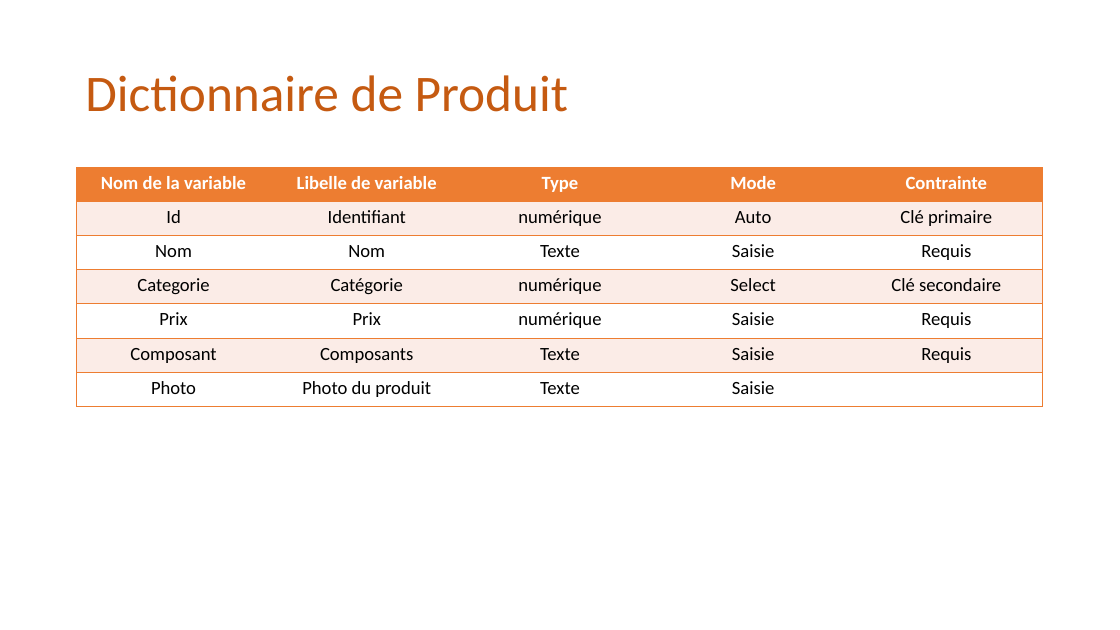
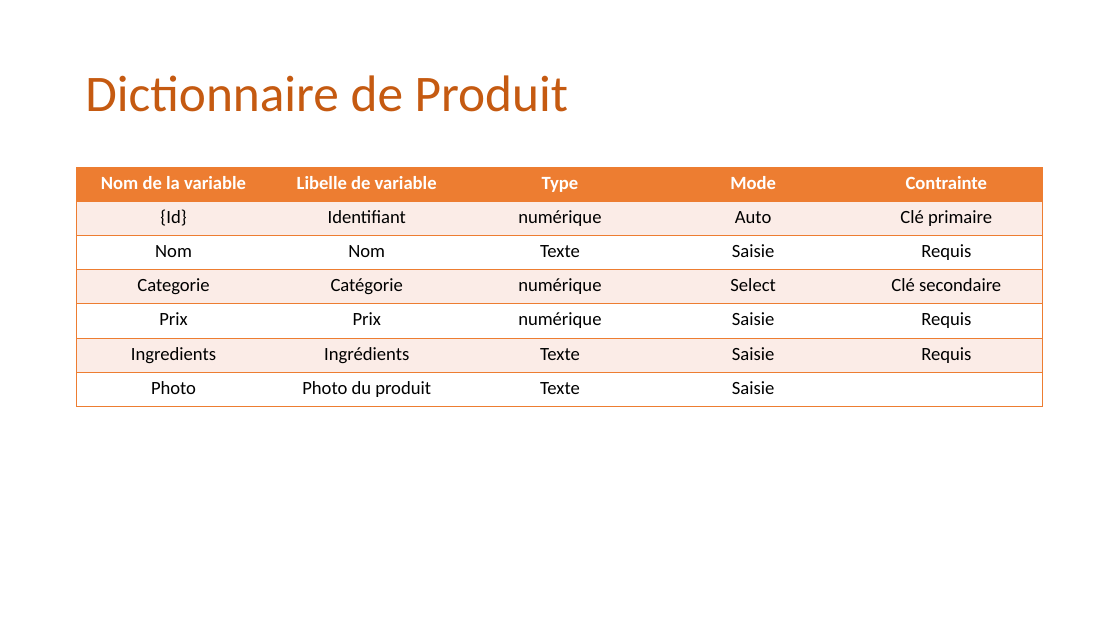
Before and after one commit to Meka-Celio/skygourmet, a slide deck: slide 4 of structure.pptx. Drawn at 1120x630 pixels with LibreOffice and Linux fonts; fonts in the diff are those of the drawing. Boxes give left, top, right and bottom in pixels: in the first picture for what was removed or moved away, otherwise in the second. Text is boxed around its words. In the diff, an @@ line names an element or a change of style, - is before the commit and + after.

```diff
--- a/structure.pptx
+++ b/structure.pptx
@@ table at (77,168,1044,407) @@
-row 2, column 1: Id
+row 2, column 1: {Id}
-row 6, column 1: Composant
+row 6, column 1: Ingredients
-row 6, column 2: Composants
+row 6, column 2: Ingrédients
```
Also in this commit, not shown: 10 other files.
